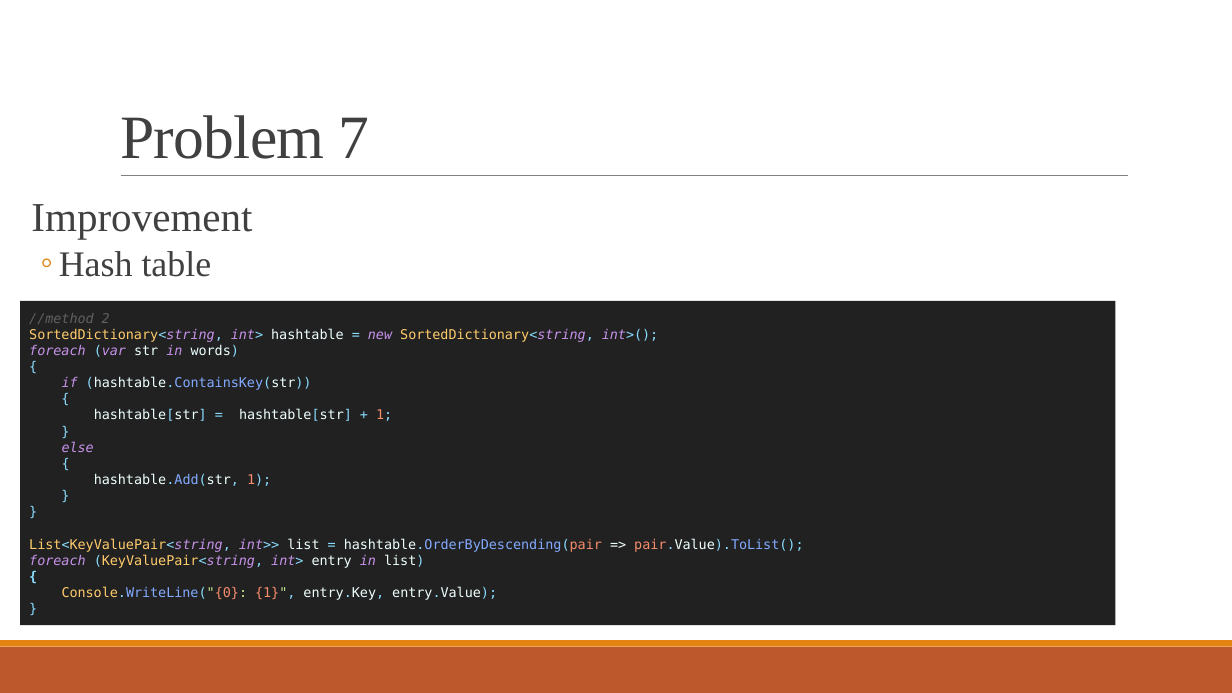
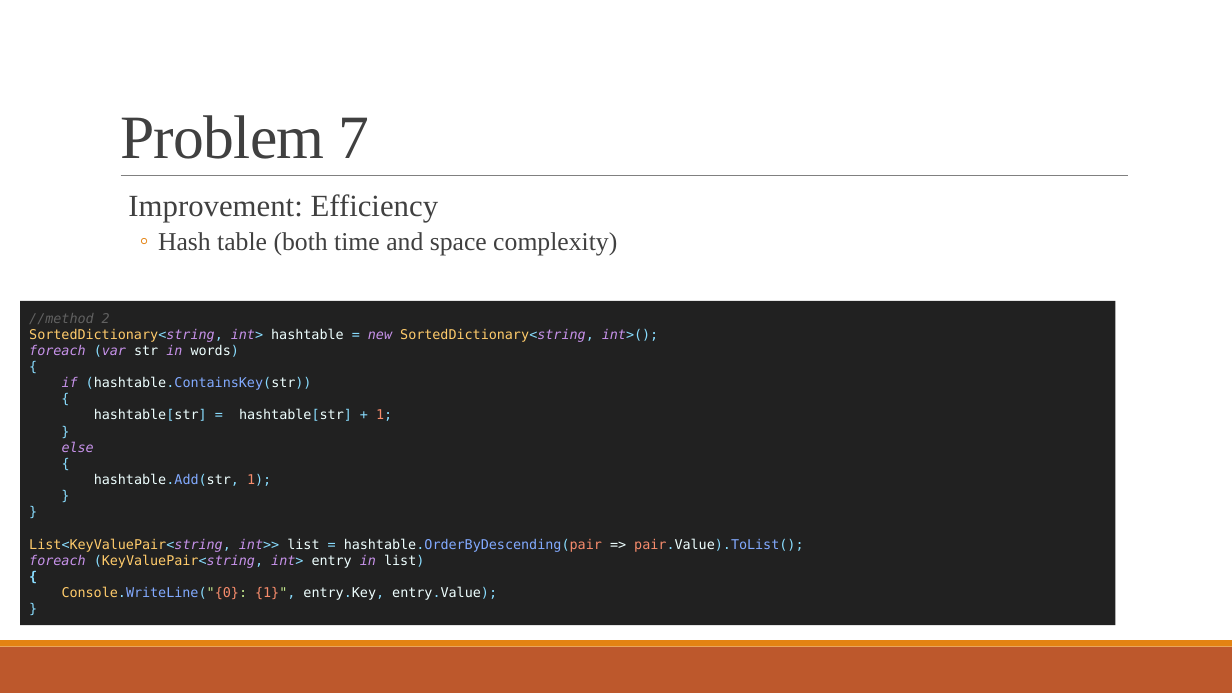
Before and after one commit to fordevoted/1092_EE3031_Computer-Programming, a slide deck: slide 9 of TA Lecture/Computer Programming Mid-term Test 2.pptx (slide 6 before the commit). Drawn at 1232x693 pixels with LibreOffice and Linux fonts; fonts in the diff are those of the drawing. Boxes give left, top, right and bottom in pixels: in the first picture for what was removed or moved away, otherwise in the second. Text is boxed around its words. In the diff, an @@ line names an element or a change of style, - is before the commit and + after.

```diff
--- a/TA Lecture/Computer Programming Mid-term Test 2.pptx
+++ b/TA Lecture/Computer Programming Mid-term Test 2.pptx
@@ text at [128, 194, 617, 256]: text changed; size 32 to 20 pt @@
-  Improvement
-  ◦ Hash table
+  Improvement: Efficiency
+  ◦ Hash table (both time and space complexity)
```
Also in this commit, not shown: 3 other slides changed, 3 slides added.
